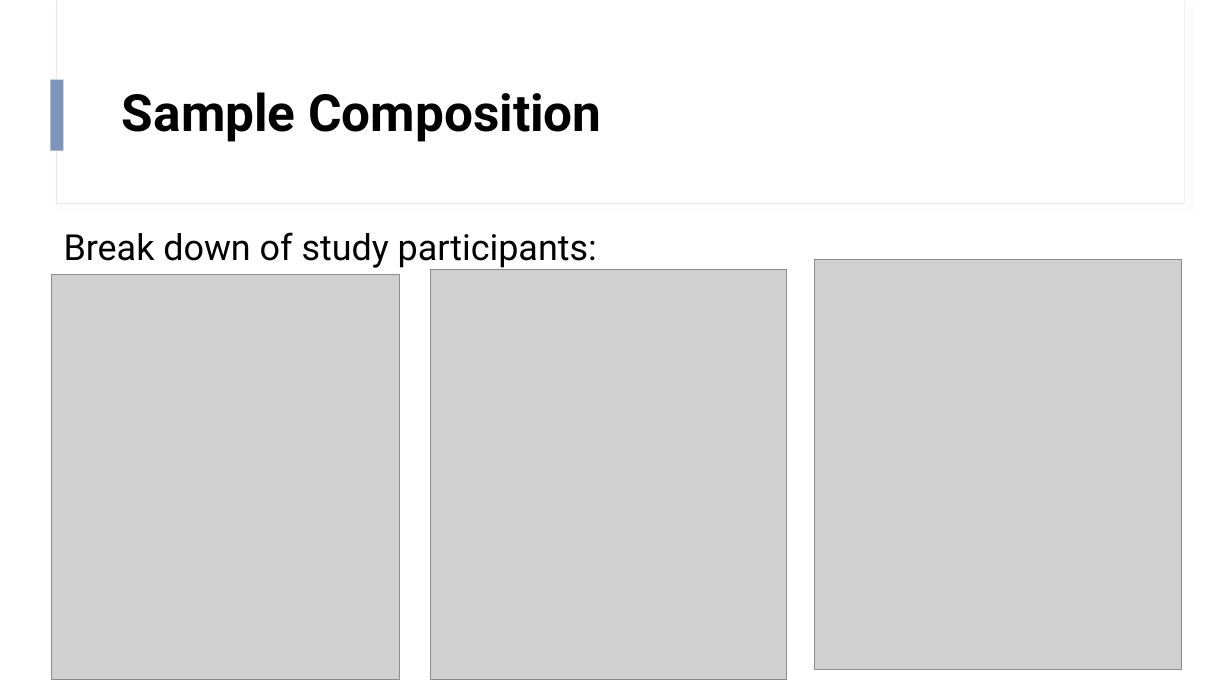
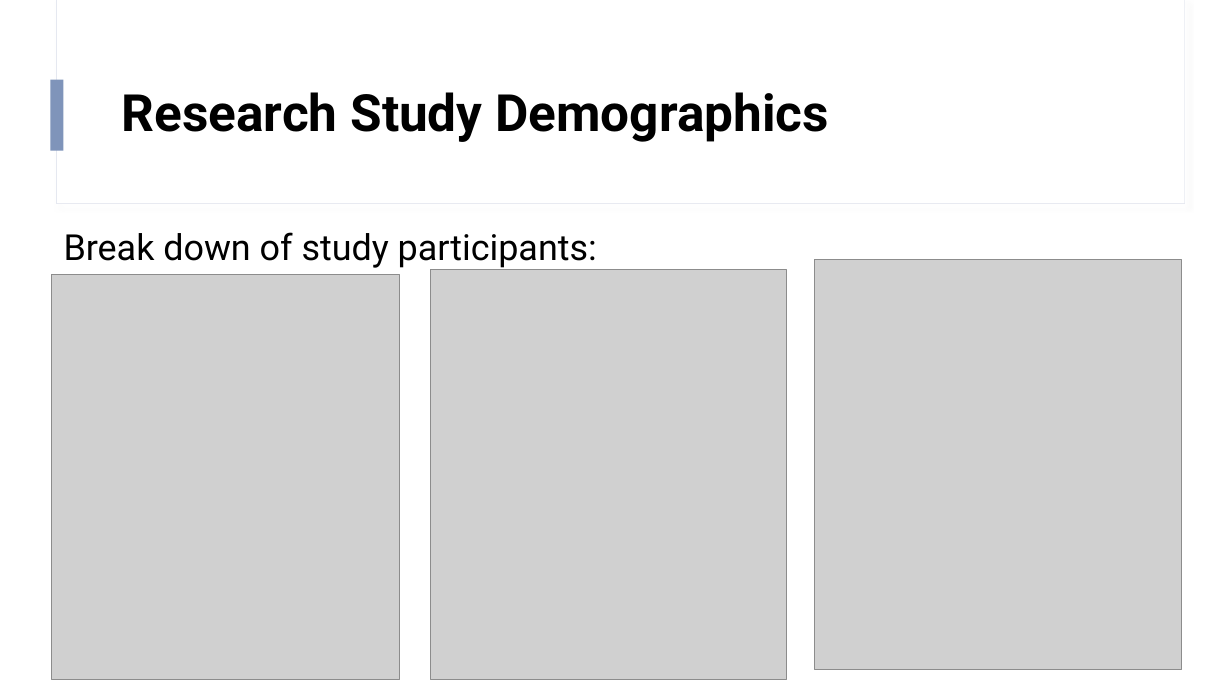
Before and after one commit to SzarR/FireEdge, a slide deck: slide 4 of FireEdge.pptx (slide 5 before the commit). Drawn at 1232x693 pixels with LibreOffice and Linux fonts; fonts in the diff are those of the drawing; grey boxes stand for pictures. Boxes give left, top, right and bottom in pixels: in the first picture for what was removed or moved away, otherwise in the second. Text is boxed around its words. In the diff, an @@ line names an element or a change of style, - is before the commit and + after.

```diff
--- a/FireEdge.pptx
+++ b/FireEdge.pptx
@@ title at [122, 92, 828, 142]: text changed @@
-Sample Composition
+Research Study Demographics
```
Also in this commit, not shown: 8 other slides changed, 2 other files.
